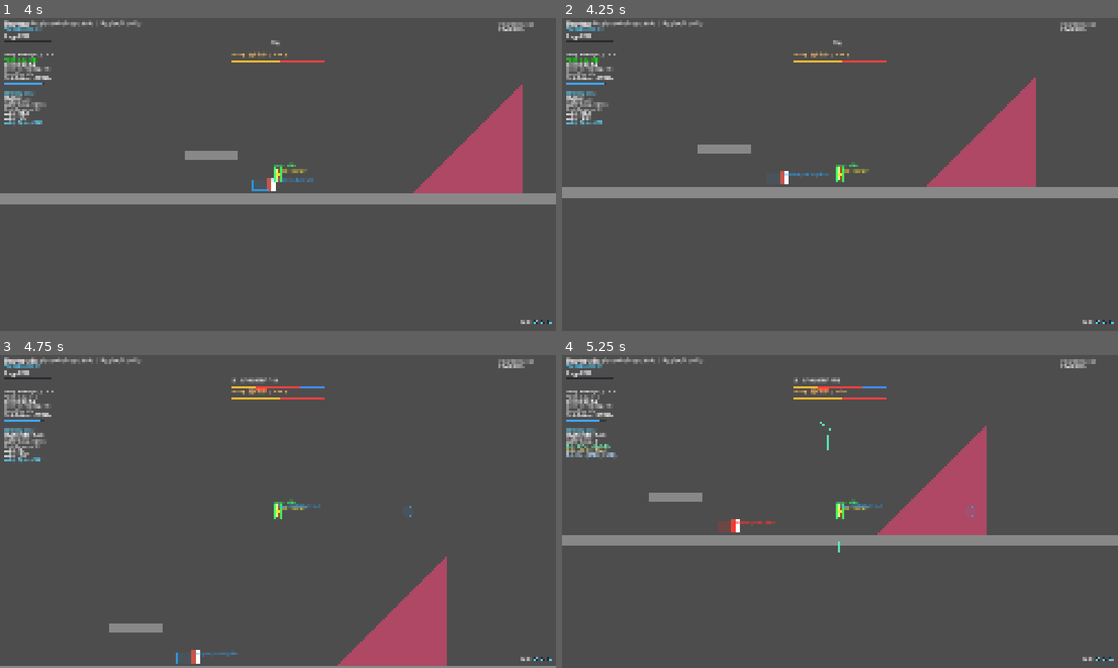
Above: before the commit, frames 1-4 (two rows, left to right).
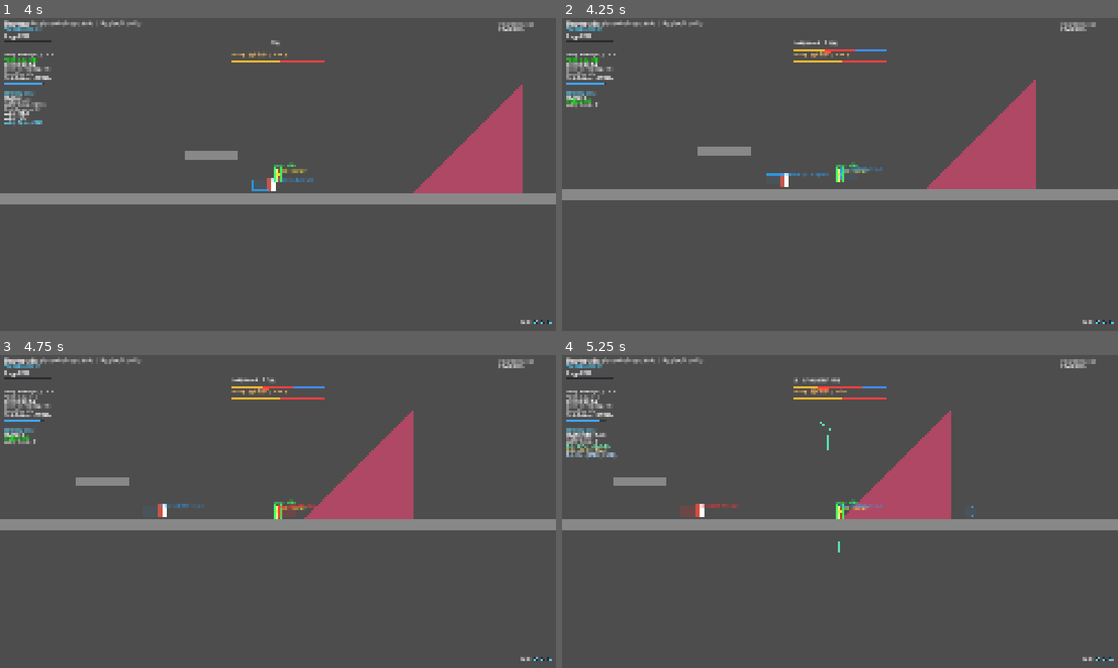
Above: after the commit, the same moments.

Repository: Guo3020/CombatLab
Game: Godot game, scene res://02_scenes/01_arena/main.tscn
Same seed, same stepped clock (60 frames per second), same inputs: the game is played once before the commit and once after it.
Inputs (mouse positions are in pixels of both pictures, inside the frame that each line leads up to):
- Up to frame 1 (4 s): tap Enter at 0.5 s; move the mouse to (400, 158) at 0.52 s; hold D (move_right) 0.53-1.25 s; hold Right mouse button (dodge) 0.53-1.25 s; click (400, 158) at 0.67 s; tap Up (jump) at 0.77, 3.77 s; drag from (166, 190) to (405, 174) at 1.27 s; move the mouse to (333, 105) at 2.02 s; hold A (move_left) 2.03-2.75 s; tap Delete at 2.1 s; drag from (250, 237) to (111, 127) at 2.77 s; move the mouse to (444, 221) at 3.52 s; hold D (move_right) from 3.53 s (still down); hold Right mouse button (dodge) from 3.53 s (still down)
- Up to frame 2 (4.25 s): keep holding D (move_right); keep holding Right mouse button (dodge); tap E (skill) at 4.15 s
- Up to frame 3 (4.75 s): release D (move_right) at 4.25 s; release Right mouse button (dodge) at 4.25 s; drag from (111, 464) to (211, 514) at 4.27 s
- Up to frame 4 (5.25 s): move the mouse to (867, 511) at 5.02 s; hold D (move_right) from 5.03 s (still down); tap Delete at 5.1 s; click (867, 511) at 5.17 s

Frame 1 is identical in both runs. In frame 2, 2.3% of the frame differs, in the area x 0-100%, y 1-59%; in frame 3, 13%, in the area x 0-100%, y 7-100%; in frame 4, 12%.
Error before the commit: Invalid access to property or key 'current_energy' on a base object of type 'null instance'. (res://03_scripts/02_player/characters/player1.gd:185)

Commit message:
Replace CombatEnergy and SkillSelector nodes with SkillSystem

Diff:
--- a/02_scenes/02_player/player1.tscn
+++ b/02_scenes/02_player/player1.tscn
@@ -4,8 +4,7 @@
 [ext_resource type="Script" uid="uid://cy2d0guo72f44" path="res://03_scripts/01_combat/executor/combat_action_executor.gd" id="2_bosoa"]
 [ext_resource type="Script" uid="uid://o2ph3ikhg2ei" path="res://03_scripts/01_combat/executor/combat_combo_executor.gd" id="3_6r464"]
 [ext_resource type="Resource" uid="uid://kkfh38m5qw7y" path="res://04_resources/player1_action/sword_combo.tres" id="4_ed1yj"]
-[ext_resource type="Script" uid="uid://ciwrykrdd8api" path="res://03_scripts/01_combat/system/combat_energy.gd" id="5_jxak6"]
-[ext_resource type="Script" uid="uid://drrl5l7ghex4x" path="res://03_scripts/01_combat/system/skill_selector.gd" id="6_3veiq"]
+[ext_resource type="Script" path="res://03_scripts/01_combat/system/skill_system.gd" id="5_jxak6"]
 [ext_resource type="Resource" uid="uid://cblea1uo8n8cu" path="res://04_resources/player1_action/test_normal_skill_combo.tres" id="7_dm8t1"]
 [ext_resource type="Resource" uid="uid://yg2y5iw7jdo" path="res://04_resources/player1_action/test_special_skill_combo.tres" id="8_3u1yq"]
 [ext_resource type="Script" uid="uid://qmwr0q8t5je5" path="res://03_scripts/01_combat/system/defense_controller.gd" id="9_dm8t1"]
@@ -38,11 +37,8 @@
 script = ExtResource("3_6r464")
 combo_data = ExtResource("4_ed1yj")
 
-[node name="CombatEnergy" type="Node" parent="." unique_id=1097028315]
+[node name="SkillSystem" type="Node" parent="." unique_id=493049690]
 script = ExtResource("5_jxak6")
-
-[node name="SkillSelector" type="Node" parent="." unique_id=493049690]
-script = ExtResource("6_3veiq")
 normal_skill = ExtResource("7_dm8t1")
 special_skill = ExtResource("8_3u1yq")
 
